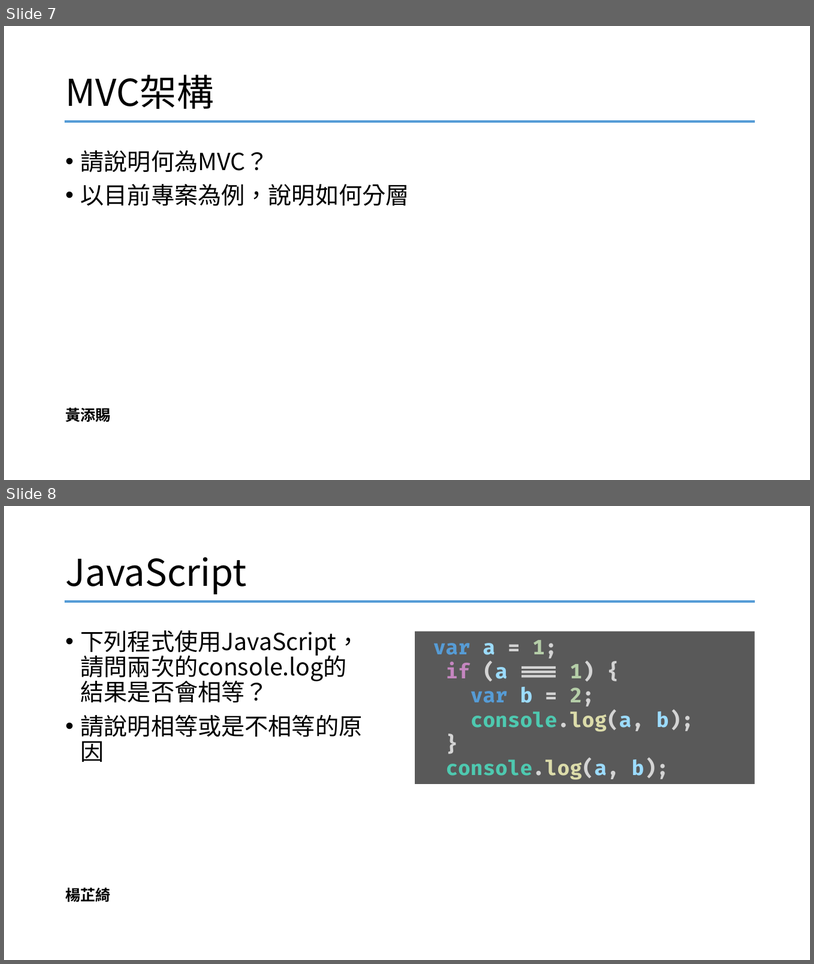
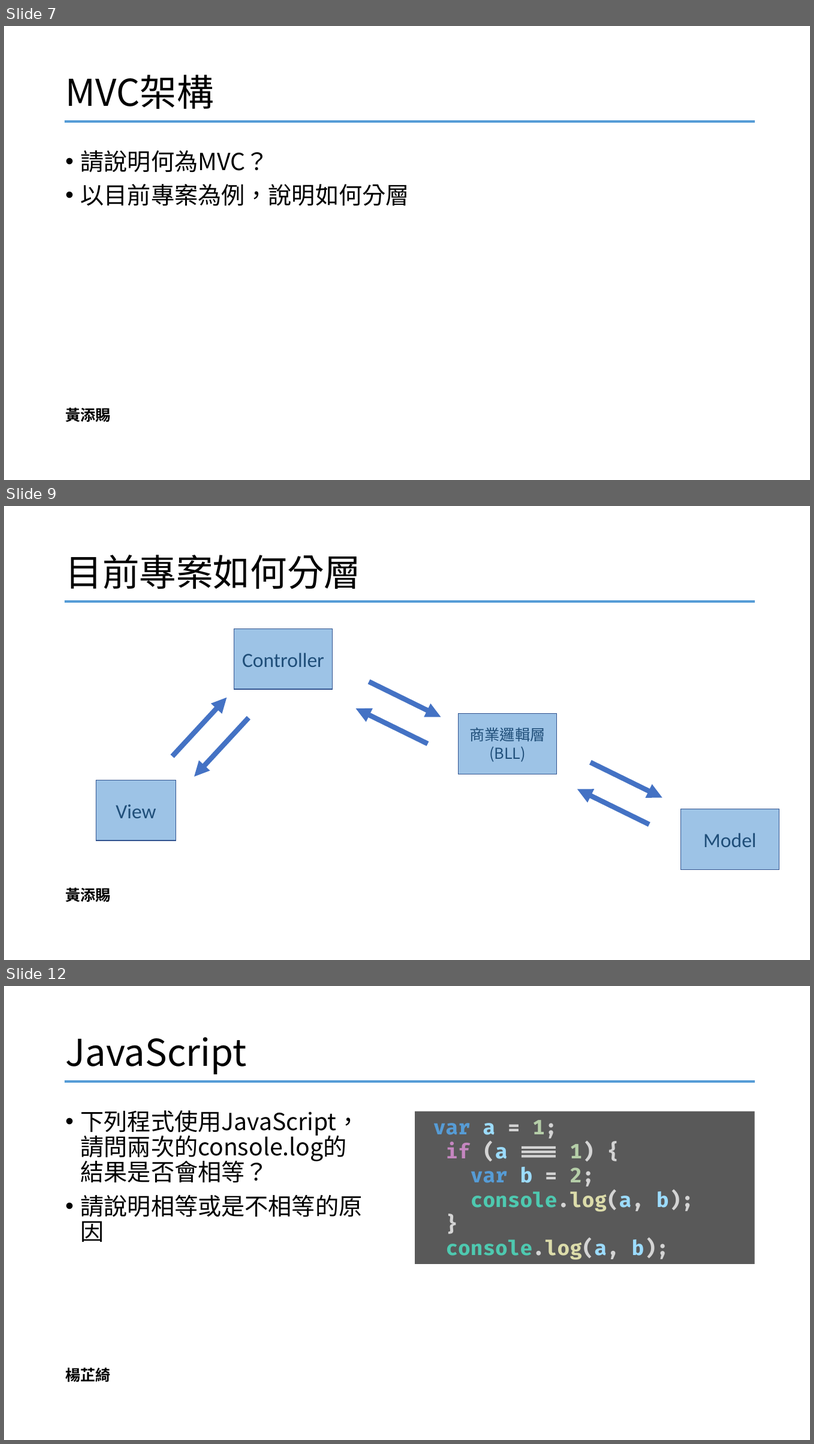
Before and after one commit to YangChihchi/Presentation_Questions, a slide deck: 測驗題.pptx. Shown one above the other, each under a label of ours: slides 7 and 8 before the commit, slides 7, 9 and 12 after it; the slides between them are not shown. The pictures are 814x964 and 814x1444 pixels, drawn with LibreOffice and Linux fonts; fonts in the diff are those of the drawing. Boxes give left, top, right and bottom in pixels: in the first picture for what was removed or moved away, otherwise in the second. Text is boxed around its words. In the diff, an @@ line names an element or a change of style, - is before the commit and + after.

Commit message:
添賜 測驗題(MVC+RESTful API)

```diff
--- a/測驗題.pptx
+++ b/測驗題.pptx
@@ slide 9 added at (4,506,810,960), background #FFFFFF @@
@@ title added at (65,555,361,589), 44 pt, text #000000 @@
+目前專案如何分層
@@ line added from (65, 601) to (755, 601), #569CD6 2.25 pt @@
@@ rectangle added at (234,629,332,690), fill #9DC3E6, outline #325491 1 pt, 24 pt, text #1F4E79 @@
+Controller
@@ arrow added from (369, 681) to (441, 717), #4472C4 6 pt @@
@@ arrow added from (172, 756) to (227, 697), #4472C4 6 pt @@
@@ arrow added from (249, 718) to (195, 777), #4472C4 6 pt @@
@@ arrow added from (428, 744) to (356, 708), #4472C4 6 pt @@
@@ rectangle added at (458,714,557,774), fill #9DC3E6, outline #325491 1 pt, 18 pt, text #1F4E79 @@
+商業邏輯層
+(BLL)
@@ arrow added from (591, 762) to (663, 798), #4472C4 6 pt @@
@@ rectangle added at (96,780,176,841), fill #9DC3E6, outline #325491 1 pt, 24 pt, text #1F4E79 @@
+View
@@ arrow added from (650, 824) to (578, 789), #4472C4 6 pt @@
@@ rectangle added at (681,809,780,870), fill #9DC3E6, outline #325491 1 pt, 24 pt, text #1F4E79 @@
+Model
@@ text added at (65,887,111,901), 18 pt, text #000000, bold @@
+黃添賜
@@ what was slide 8 is now slide 12 @@
```
Also in this commit, not shown: 3 other slides added.
